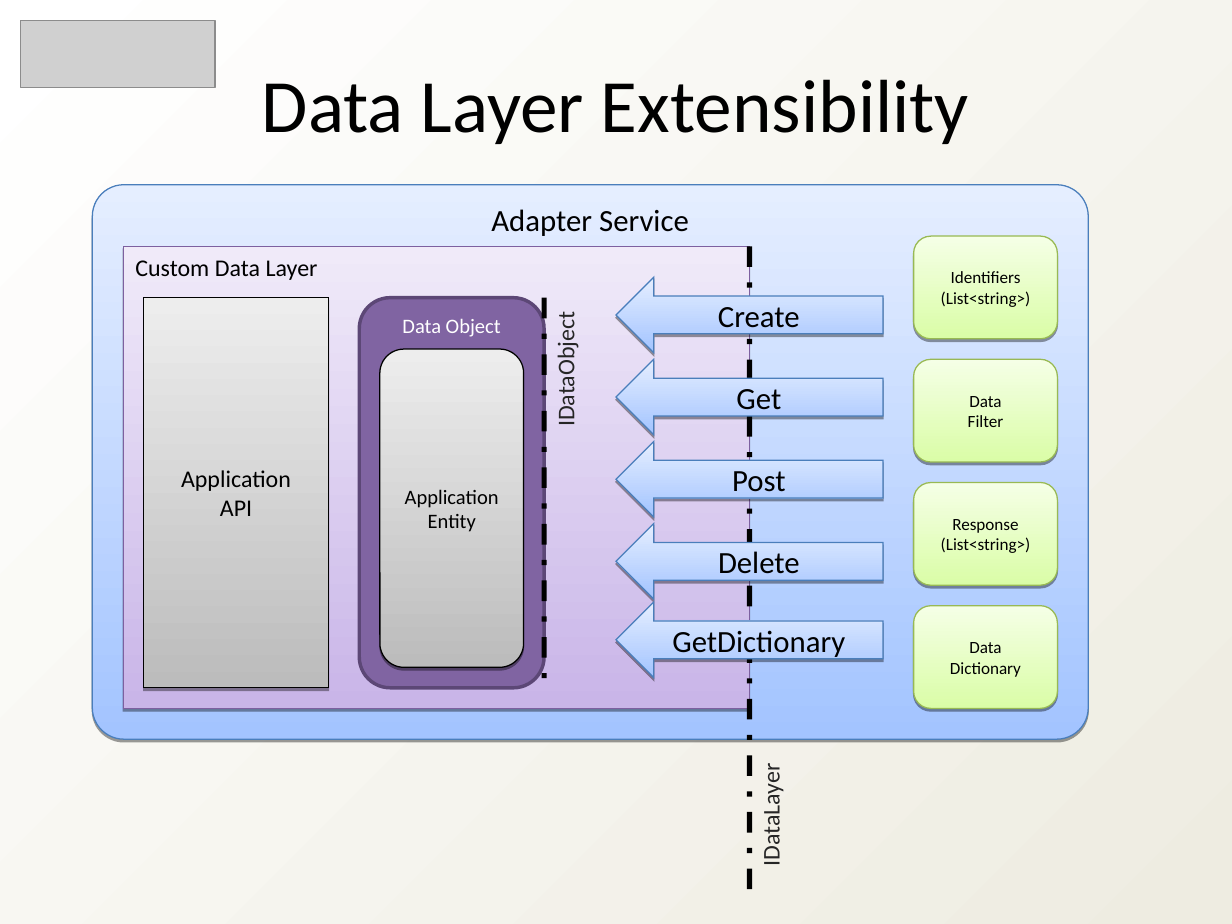
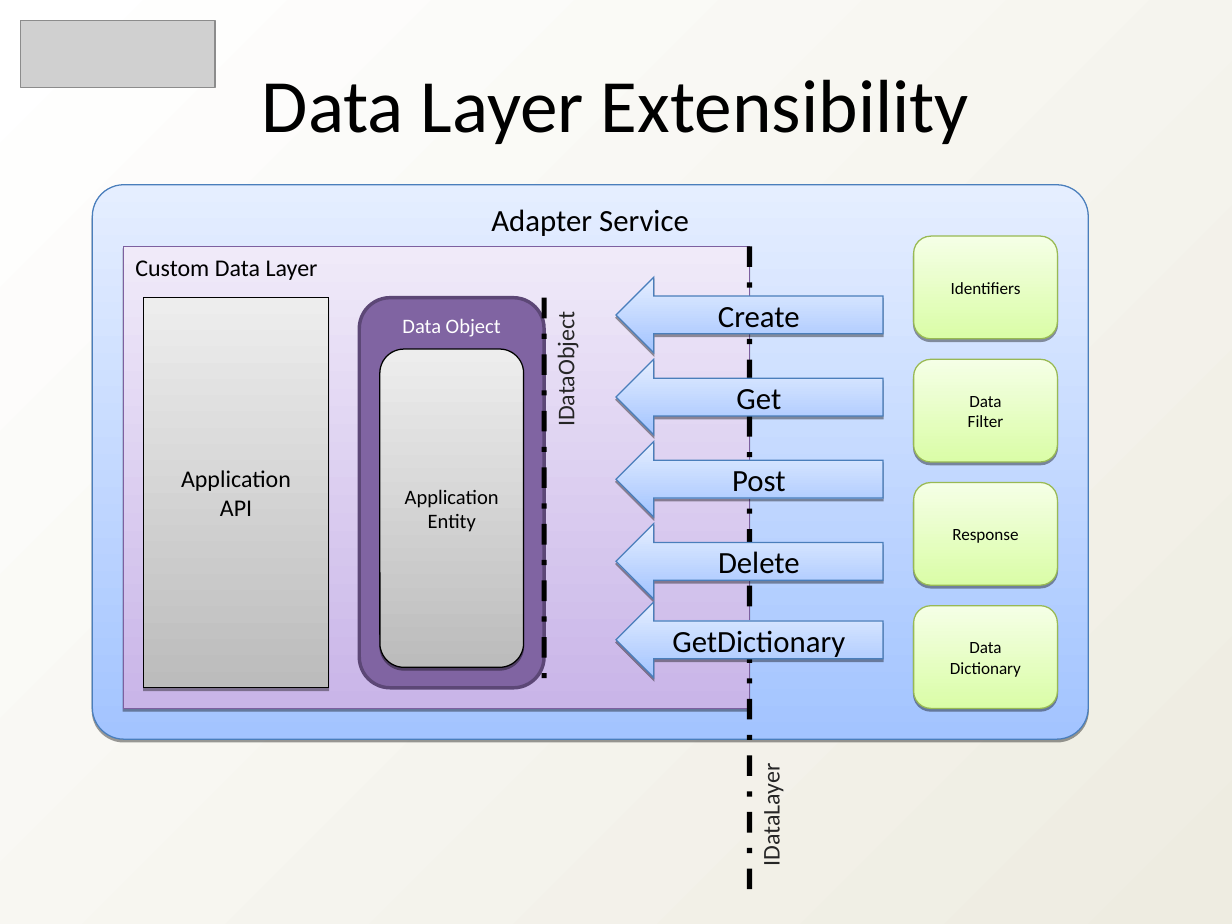
Before and after one commit to heyena/iring-tools, a slide deck: slide 10 of trunk/Documentation/iRINGTools_Overview_v2_0_0.ppt (slide 12 before the commit). Drawn at 1232x924 pixels with LibreOffice and Linux fonts; fonts in the diff are those of the drawing; grey boxes stand for pictures. Boxes give left, top, right and bottom in pixels: in the first picture for what was removed or moved away, otherwise in the second. Text is boxed around its words. In the diff, an @@ line names an element or a change of style, - is before the commit and + after.

```diff
--- a/trunk/Documentation/iRINGTools_Overview_v2_0_0.ppt
+++ b/trunk/Documentation/iRINGTools_Overview_v2_0_0.ppt
@@ text in rounded rectangle at box(951, 282, 1021, 294): text changed @@
-Identifiers (List<string>)
+Identifiers
@@ text in rounded rectangle at box(952, 529, 1018, 543): text changed @@
-Response (List<string>)
+Response
```
Also in this commit, not shown: 8 other slides changed, 2 slides added, 3 slides removed, 34 other files.
